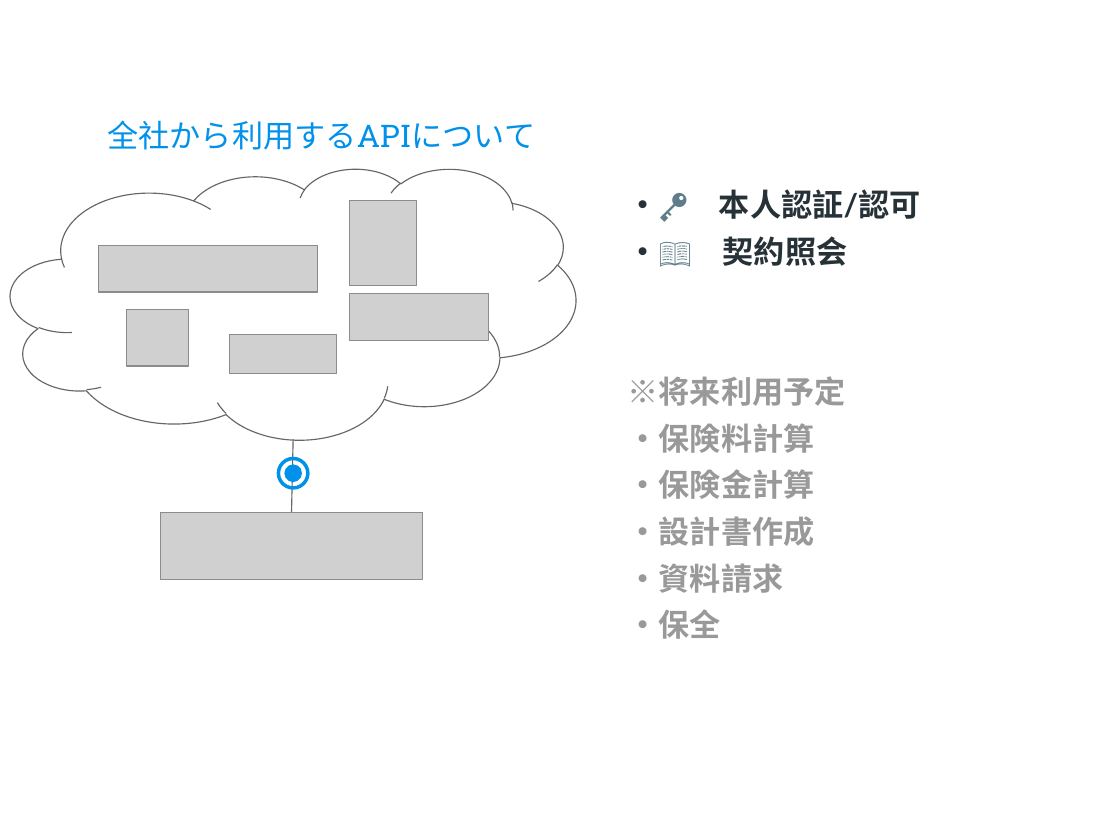
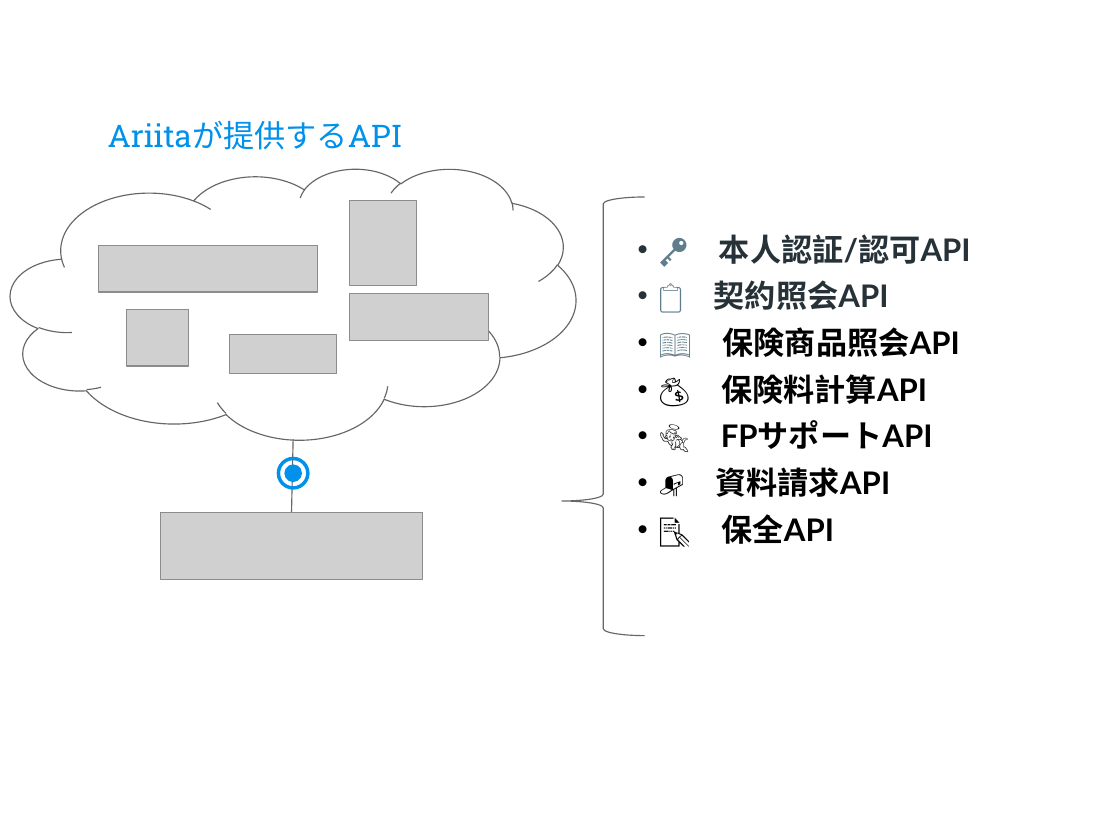
Before and after one commit to Orimai05/arritateam, a slide deck: slide 8 of slide/20190424-25_kaizen_bootcamp.pptx (slide 7 before the commit). Drawn at 1120x840 pixels with LibreOffice and Linux fonts; fonts in the diff are those of the drawing; grey boxes stand for pictures; background and template pictures are left out. Boxes give left, top, right and bottom in pixels: in the first picture for what was removed or moved away, otherwise in the second. Text is boxed around its words. In the diff, an @@ line names an element or a change of style, - is before the commit and + after.

Commit message:
サービスを説明するページを追加

```diff
--- a/slide/20190424-25_kaizen_bootcamp.pptx
+++ b/slide/20190424-25_kaizen_bootcamp.pptx
@@ title at bbox=[108, 120, 403, 150]: text changed @@
-全社から利用するAPIについて
+Ariitaが提供するAPI
@@ left brace added at bbox=[562, 197, 645, 636], outline #666666 0.75 pt @@
@@ text at bbox=[628, 234, 971, 544]: text changed; text colour #999999 to #000000 @@
-・🔑 本人認証/認可
-・📖 契約照会
-※将来利用予定
-・保険料計算
-・保険金計算
-・設計書作成
-・資料請求
-・保全
+・🔑 本人認証/認可API
+・📋 契約照会API
+・📖 保険商品照会API
+・💰 保険料計算API
+・👼 FPサポートAPI
+・📭 資料請求API
+・📝 保全API
```
Also in this commit, not shown: 3 other slides changed, 1 slide added, 1 other file.
